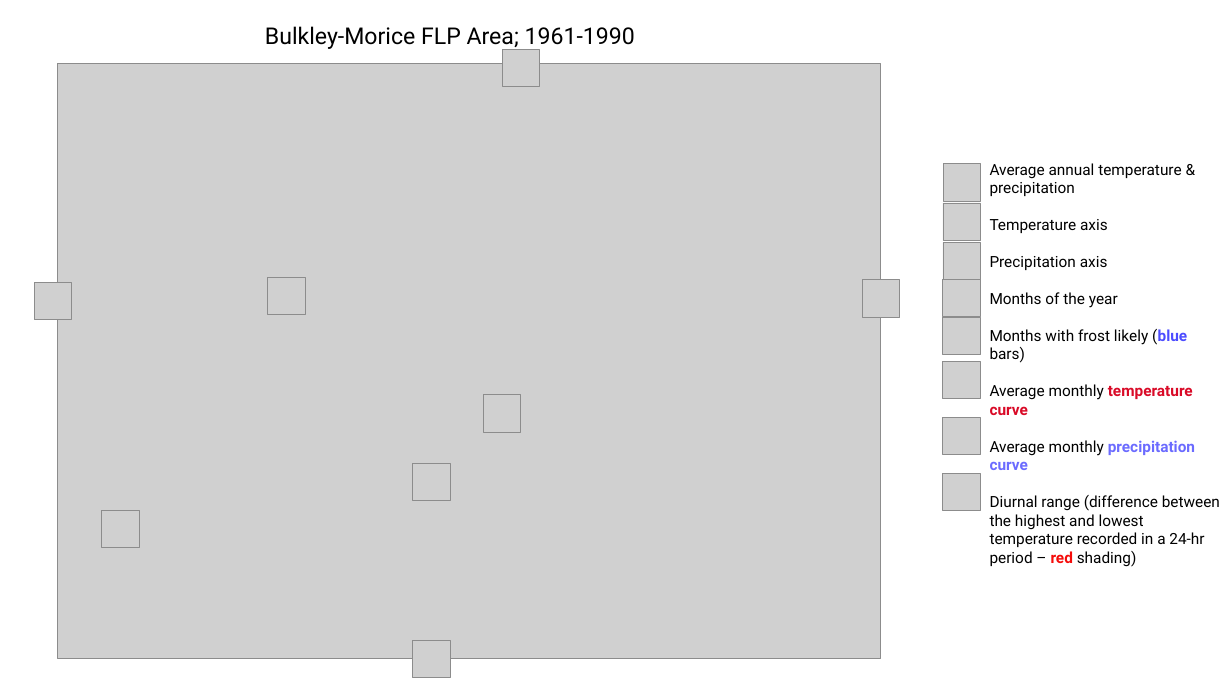
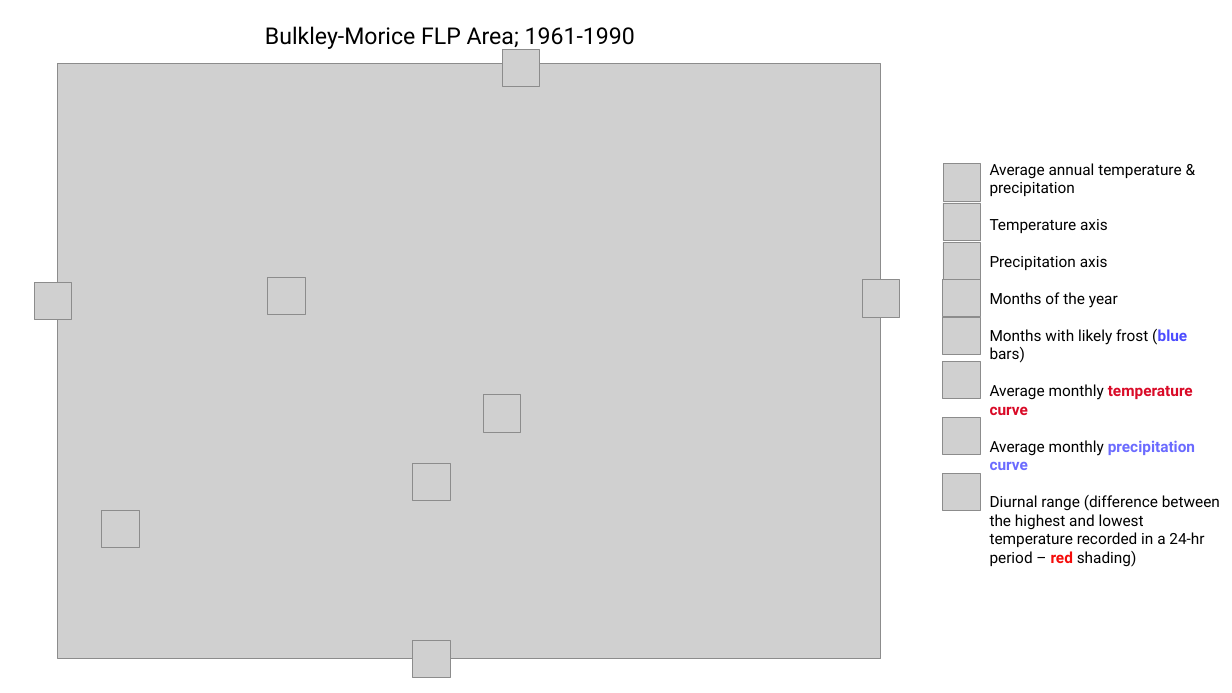
Before and after one commit to bcgov/climr-app, a slide deck: slide 3 of documentation/plot_info.pptx. Drawn at 1232x693 pixels with LibreOffice and Linux fonts; fonts in the diff are those of the drawing; grey boxes stand for pictures. Boxes give left, top, right and bottom in pixels: in the first picture for what was removed or moved away, otherwise in the second. Text is boxed around its words. In the diff, an @@ line names an element or a change of style, - is before the commit and + after.

```diff
--- a/documentation/plot_info.pptx
+++ b/documentation/plot_info.pptx
@@ text at (990, 329, 1187, 363): text changed @@
-Months with frost likely (blue bars)
+Months with likely frost (blue bars)
```
Also in this commit, not shown: 3 other slides changed.
